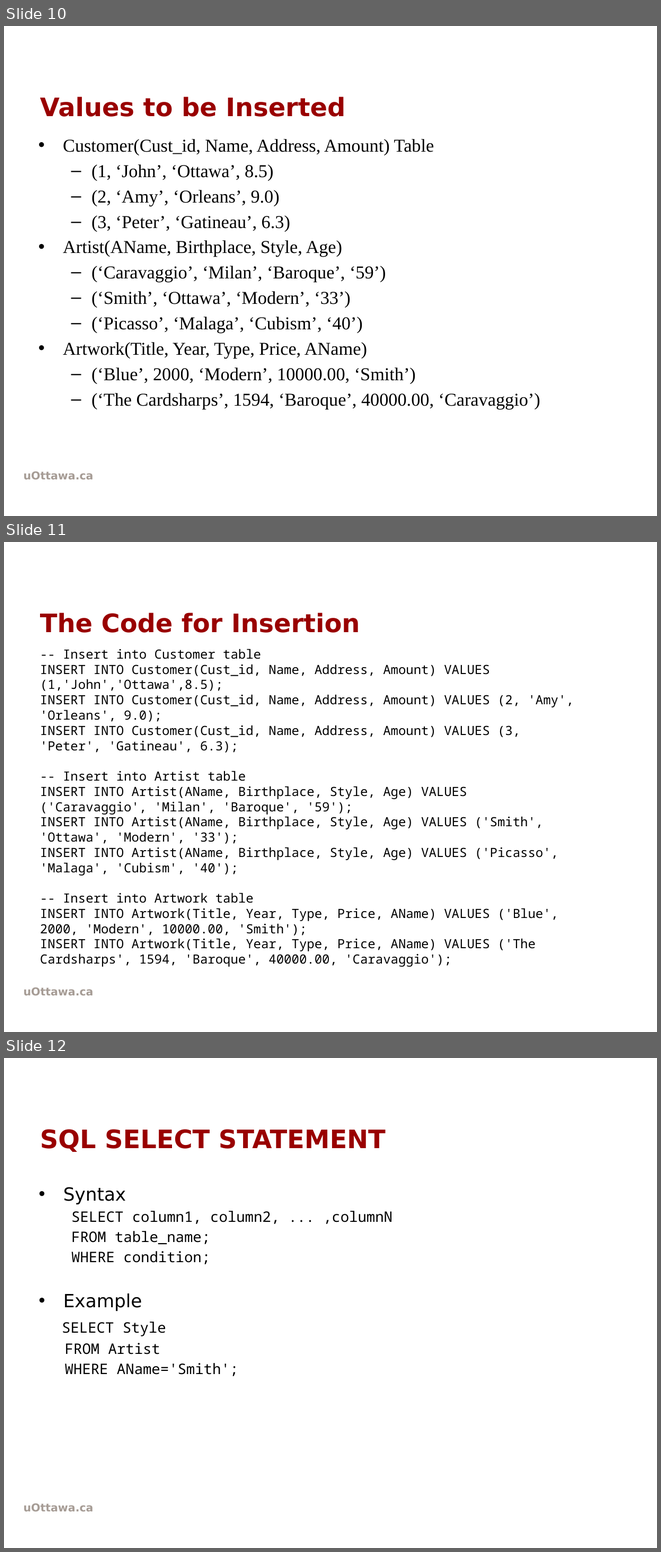
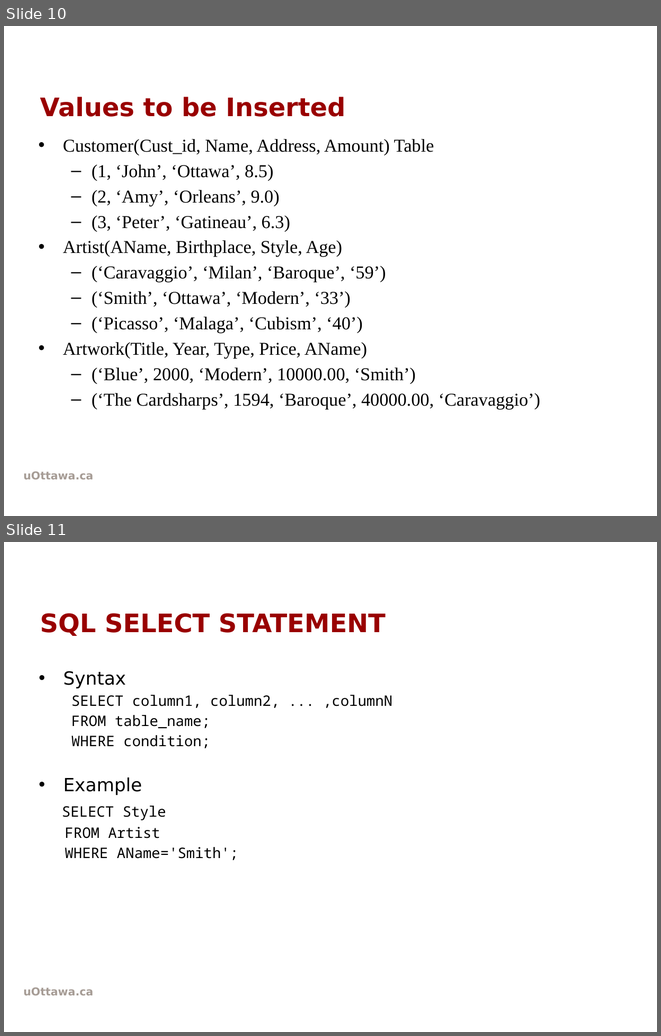
Before and after one commit to rkhal101/CSI2132-Databases-I, a slide deck: labs/lab2/lab2.pptx. Shown one above the other, each under a label of ours: slides 10, 11 and 12 before the commit, slides 10 and 11 after it. The pictures are 661x1552 and 661x1036 pixels, drawn with LibreOffice and Linux fonts; fonts in the diff are those of the drawing; background and template pictures are left out. Boxes give left, top, right and bottom in pixels: in the first picture for what was removed or moved away, otherwise in the second. Text is boxed around its words. In the diff, an @@ line names an element or a change of style, - is before the commit and + after.

```diff
--- a/labs/lab2/lab2.pptx
+++ b/labs/lab2/lab2.pptx
@@ slide 11 removed at [4,542,657,1032], background picture (left out); not listed: 1 template element that a slide beside it also shows @@
@@ title removed at [40,612,360,633] @@
-The Code for Insertion
@@ text removed at [40,649,574,967] @@
--- Insert into Customer table
-INSERT INTO Customer(Cust_id, Name, Address, Amount) VALUES (1,'John','Ottawa',8.5);
-INSERT INTO Customer(Cust_id, Name, Address, Amount) VALUES (2, 'Amy', 'Orleans', 9.0);
-INSERT INTO Customer(Cust_id, Name, Address, Amount) VALUES (3, 'Peter', 'Gatineau', 6.3);
--- Insert into Artist table
-INSERT INTO Artist(AName, Birthplace, Style, Age) VALUES ('Caravaggio', 'Milan', 'Baroque', '59');
-INSERT INTO Artist(AName, Birthplace, Style, Age) VALUES ('Smith', 'Ottawa', 'Modern', '33');
-INSERT INTO Artist(AName, Birthplace, Style, Age) VALUES ('Picasso', 'Malaga', 'Cubism', '40');
--- Insert into Artwork table
-INSERT INTO Artwork(Title, Year, Type, Price, AName) VALUES ('Blue', 2000, 'Modern', 10000.00, 'Smith');
-INSERT INTO Artwork(Title, Year, Type, Price, AName) VALUES ('The Cardsharps', 1594, 'Baroque', 40000.00, 'Caravaggio');
@@ what was slide 12 is now slide 11 @@
```
Also in this commit, not shown: 1 slide changed, 3 other slides removed, 3 other files.
